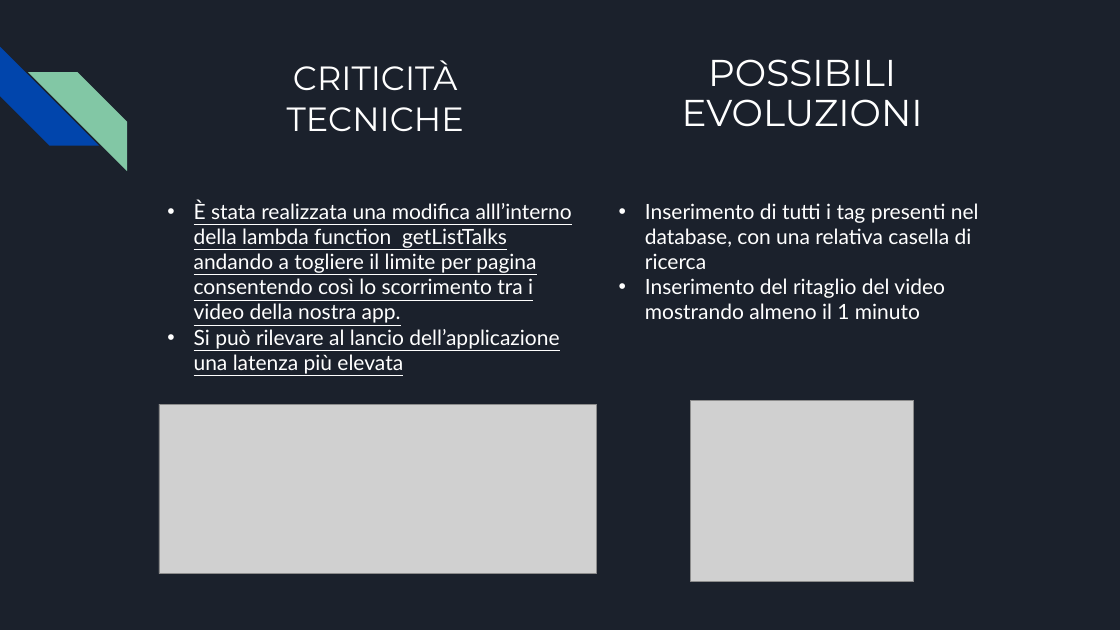
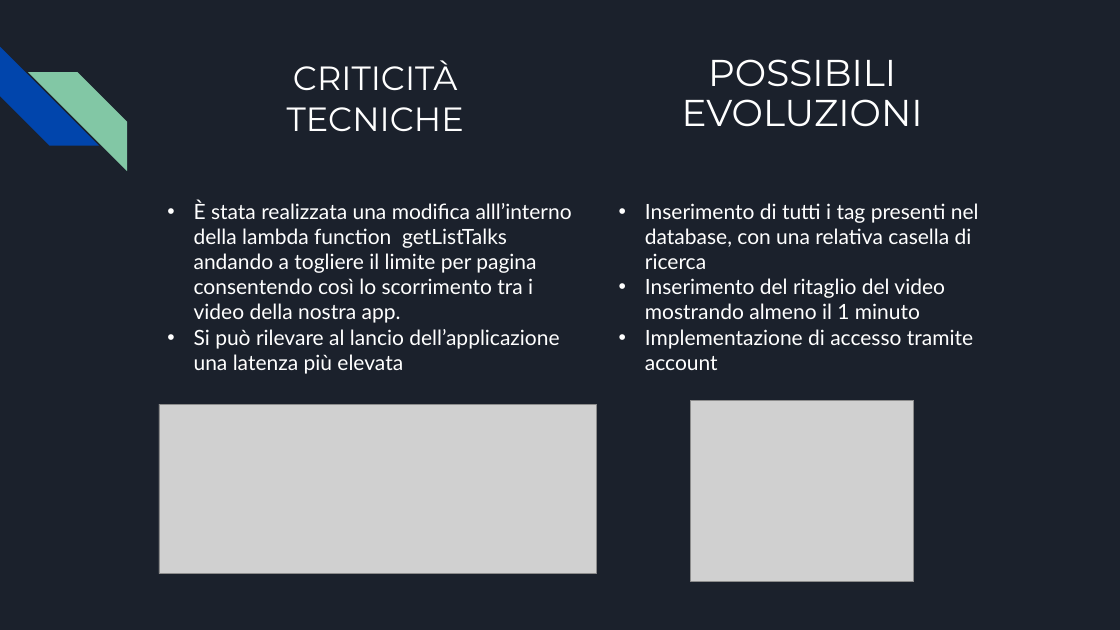
Before and after one commit to Gabriele-Mazzoleni/Progetti_Tec_Cloud_Mobile_2024, a slide deck: slide 12 of Parte 4/Presentazione TedxTok(parte 4).pptx. Drawn at 1120x630 pixels with LibreOffice and Linux fonts; fonts in the diff are those of the drawing; grey boxes stand for pictures. Boxes give left, top, right and bottom in pixels: in the first picture for what was removed or moved away, otherwise in the second. Text is boxed around its words. In the diff, an @@ line names an element or a change of style, - is before the commit and + after.

```diff
--- a/Parte 4/Presentazione TedxTok(parte 4).pptx
+++ b/Parte 4/Presentazione TedxTok(parte 4).pptx
@@ text "È stata realizzata una modifica ..." at (194,200,572,374): underline off @@
@@ text at (645,329,973,370): paragraph added @@
+• Implementazione di accesso tramite account
```
Also in this commit, not shown: 2 other slides changed, 2 slides added, 2 slides removed.
